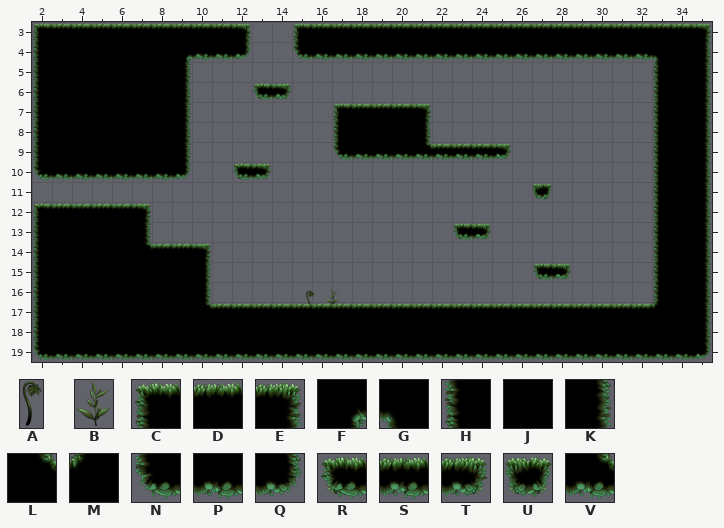
Tiled map, stored at Assets/Levels/Room3/Room3.tmx. This is how it looked before the edit.
Cells are 128x128 px. Shown: x 2..35, y 3..19. The old version is drawn lined up with the new one.
Key: from "MossyDecorations": A 30 "Plant03", B 31 "Plant04"; from "MossyTileSet": C 0, D 1, E 2, F 4, G 5, H 7, J 8, K 9, L 11, M 12, N 14, P 15, Q 16, R 21, S 22, T 23, U 24, V 37.
_ is an empty cell.
Objects are placed by their top-left corner, in cells (3,4 is the top-left corner of cell 3,4); size is 1x1 cell unless given.
Layers that did not change in this view are not listed.
Layer "Camada de Blocos 1" before, first column x 2:
 3 CDDDDDDDDDE__CDDDDDDDDDDDDDDDDDDDE
 4 HJJJJJJFPPQ__NPPPPPPPPPPPPPPPPPGJK
 5 HJJJJJJK_______________________HJK
 6 HJJJJJJK___RT__________________HJK
 7 HJJJJJJK_______CDDDE___________HJK
 8 HJJJJJJK_______HJJJK___________HJK
 9 HJJJJJJK_______NPPPVSSST_______HJK
10 NPPPPPPQ__RT___________________HJK
11 _________________________U_____HJK
12 CDDDDE_________________________HJK
13 HJJJJK_______________RT________HJK
14 HJJJJLDDE______________________HJK
15 HJJJJJJJK________________RT____HJK
16 HJJJJJJJK______________________HJK
17 HJJJJJJJLDDDDDDDDDDDDDDDDDDDDDDMJK
18 HJJJJJJJJJJJJJJJJJJJJJJJJJJJJJJJJK
19 NPPPPPPPPPPPPPPPPPPPPPPPPPPPPPPPPQ
Objects on layer "Decorations" before:
B "Plant04" at 16.6,16.3 size 0.8x1
A "Plant03" at 15.7,16.4 size 0.5x1
Now the later version:
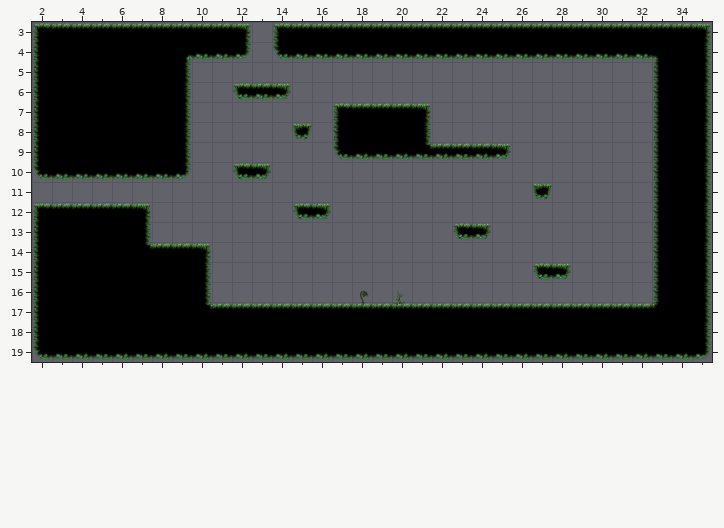
Changes in this commit:
map size 100x100 -> 38x23 cells (old content now starts at -6,-68; both pictures use the new coordinates)
Layer "Decorations":
Object B "Plant04" at 16.6,16.3 size 0.8x1 becomes B "Plant04" at 19.9,16.4 size 0.8x1.
Object A "Plant03" at 15.7,16.4 size 0.5x1 becomes A "Plant03" at 18.4,16.4 size 0.5x1.
Layer "Camada de Blocos 1":
Tile C is added in row 3 at x 14.
Tile D replaces tile C in row 3 at x 15.
Tile N is added in row 4 at x 14.
Tile P replaces tile N in row 4 at x 15.
Tile R is added in row 6 at x 12; in row 12 at x 15.
Tile S replaces tile R in row 6 at x 13.
Tile T is added in row 12 at x 16.
Tile U is added in row 8 at x 15.
Pixel boxes of the changes (left, top, right, bottom) in both pictures:
changed: (273, 23, 305, 61)
changed: (233, 83, 265, 101)
added: (292, 123, 312, 140)
added: (293, 203, 331, 221)
old place: (325, 288, 339, 305)
new place: (360, 290, 369, 305)
new place: (391, 290, 405, 305)
old place: (306, 291, 315, 305)
